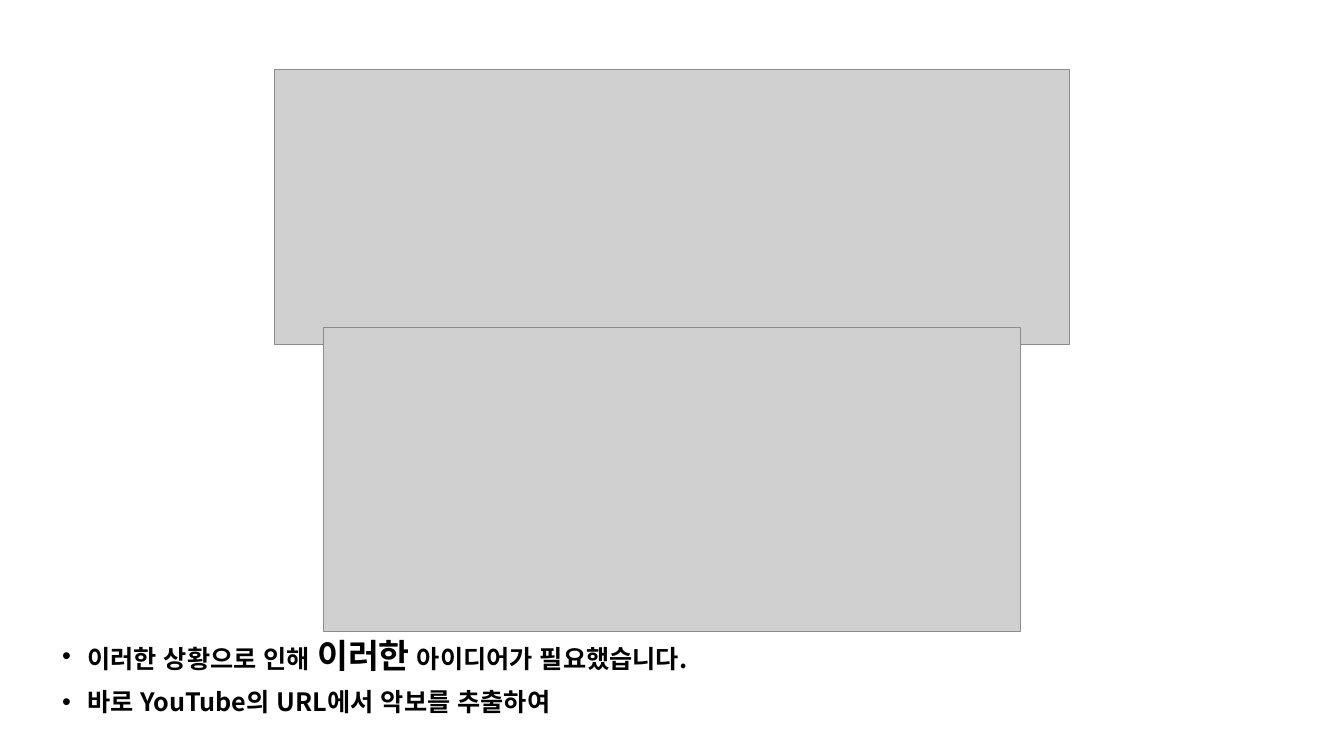
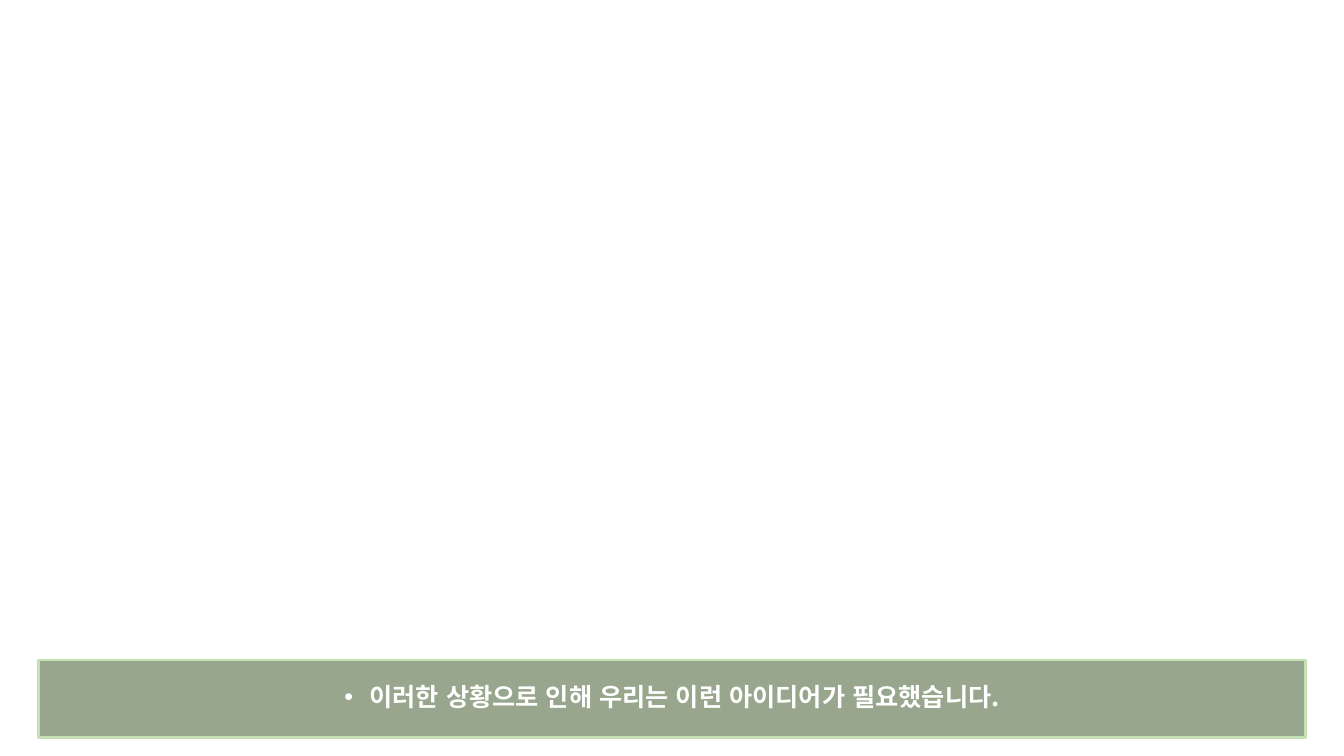
Before and after one commit to kookmin-sw/2018-cap1-14, a slide deck: slide 8 of doc/reports/캡스톤 1차 발표 자료.pptx. Drawn at 1344x756 pixels with LibreOffice and Linux fonts; fonts in the diff are those of the drawing; grey boxes stand for pictures. Boxes give left, top, right and bottom in pixels: in the first picture for what was removed or moved away, otherwise in the second. Text is boxed around its words. In the diff, an @@ line names an element or a change of style, - is before the commit and + after.

```diff
--- a/doc/reports/캡스톤 1차 발표 자료.pptx
+++ b/doc/reports/캡스톤 1차 발표 자료.pptx
@@ picture removed at [274, 70, 1071, 345] @@
@@ picture removed at [324, 328, 1021, 632] @@
@@ rectangle "이러한 상황으로 인해 우리는 이런 ...": place and size @@
-rectangle "이러한 상황으로 인해 우리는 이런 ..." at [87, 639, 687, 714]
+rectangle "이러한 상황으로 인해 우리는 이런 ..." at [38, 660, 1306, 738]
@@ rectangle "이러한 상황으로 인해 우리는 이런 ..." at [38, 660, 1306, 738]: vertical alignment top to middle; fill none to #385723 at 52% opacity; outline none to #C5E0B4 2 pt @@
@@ text in rectangle at [370, 685, 999, 708]: text changed; text colour #000000 to #FFFFFF @@
-• 이러한 상황으로 인해 이러한 아이디어가 필요했습니다.
-• 바로 YouTube의 URL에서 악보를 추출하여
+• 이러한 상황으로 인해 우리는 이런 아이디어가 필요했습니다.
```
Also in this commit, not shown: 17 other slides changed, 5 slides added, 2 slides removed, 6 other files.
